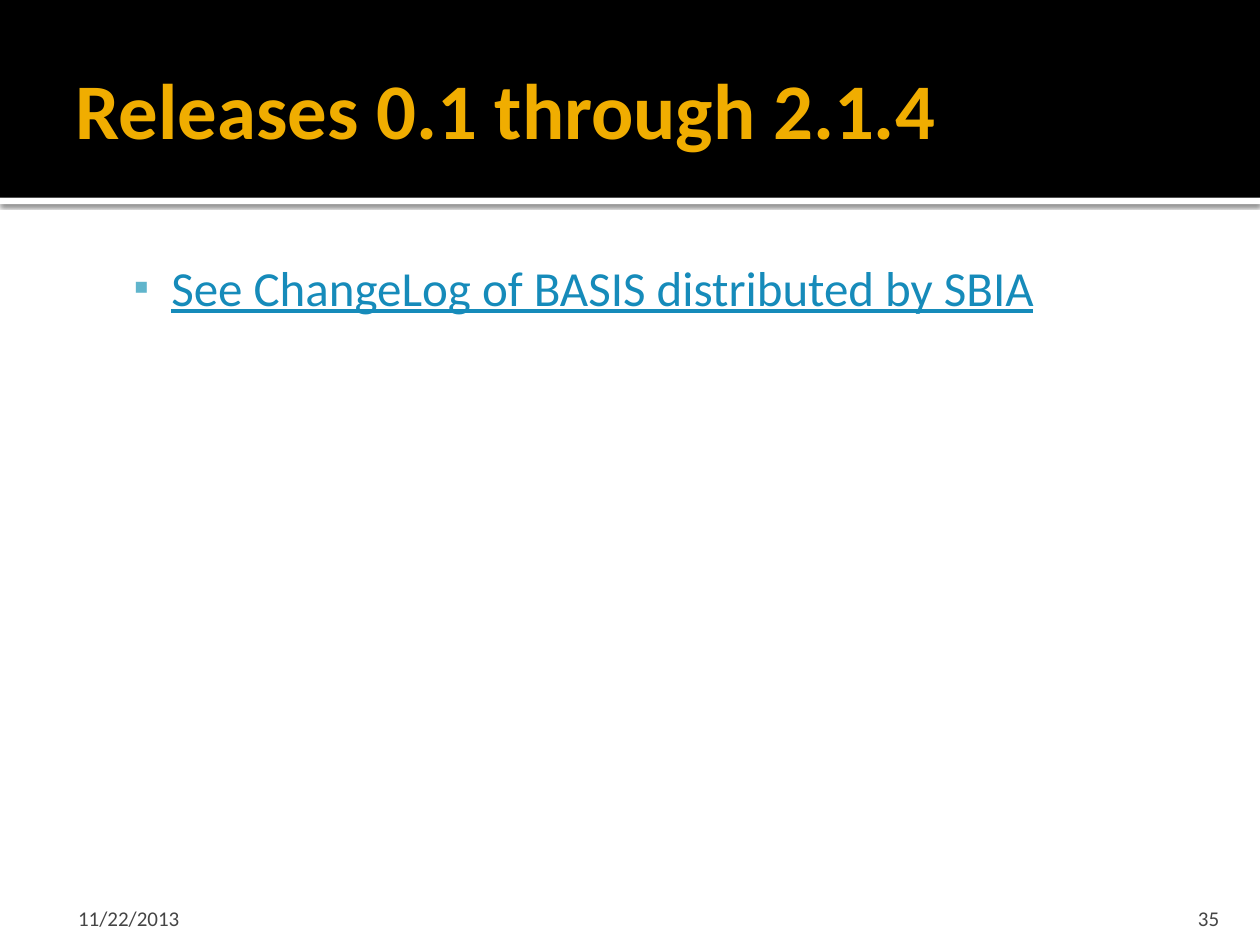
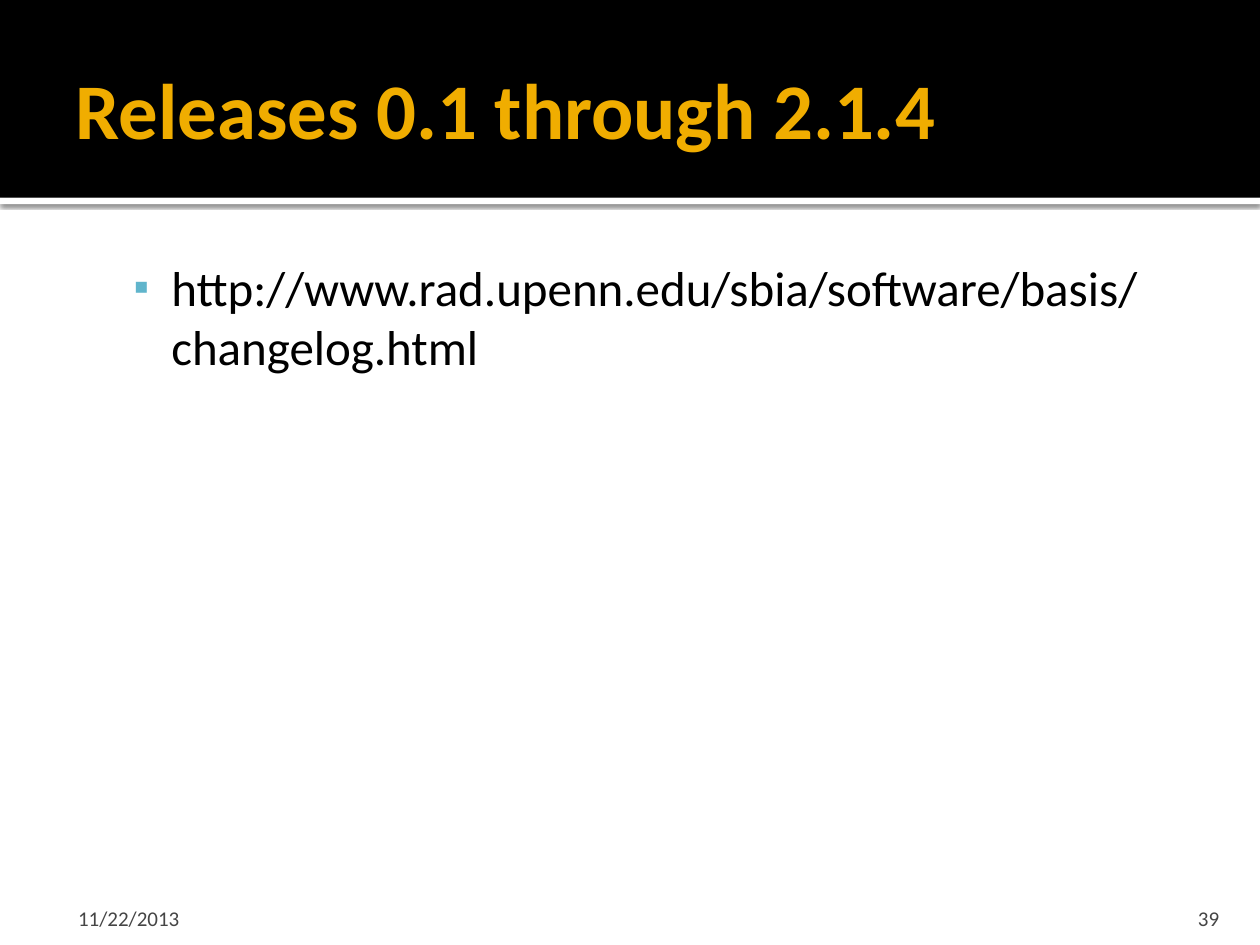
Before and after one commit to cmake-basis/legacy, a slide deck: slide 39 of doc/BASIS_Introduction.pptx (slide 35 before the commit). Drawn at 1260x945 pixels with LibreOffice and Linux fonts; fonts in the diff are those of the drawing. Boxes give left, top, right and bottom in pixels: in the first picture for what was removed or moved away, otherwise in the second. Text is boxed around its words. In the diff, an @@ line names an element or a change of style, - is before the commit and + after.

Commit message:
Issue #237, major update to BASIS_Introduction.pptx, improving wording and updating reference plus version information to new git location.

```diff
--- a/doc/BASIS_Introduction.pptx
+++ b/doc/BASIS_Introduction.pptx
@@ text at <box>171,272,1137,374</box>: text changed; text colour #168BBA to #000000 @@
-  ▪ See ChangeLog of BASIS distributed by SBIA
+  ▪ http://www.rad.upenn.edu/sbia/software/basis/changelog.html
@@ page number at <box>1198,912,1219,926</box>: text changed @@
-35
+39
```
Also in this commit, not shown: 10 other slides changed, 4 slides added.
